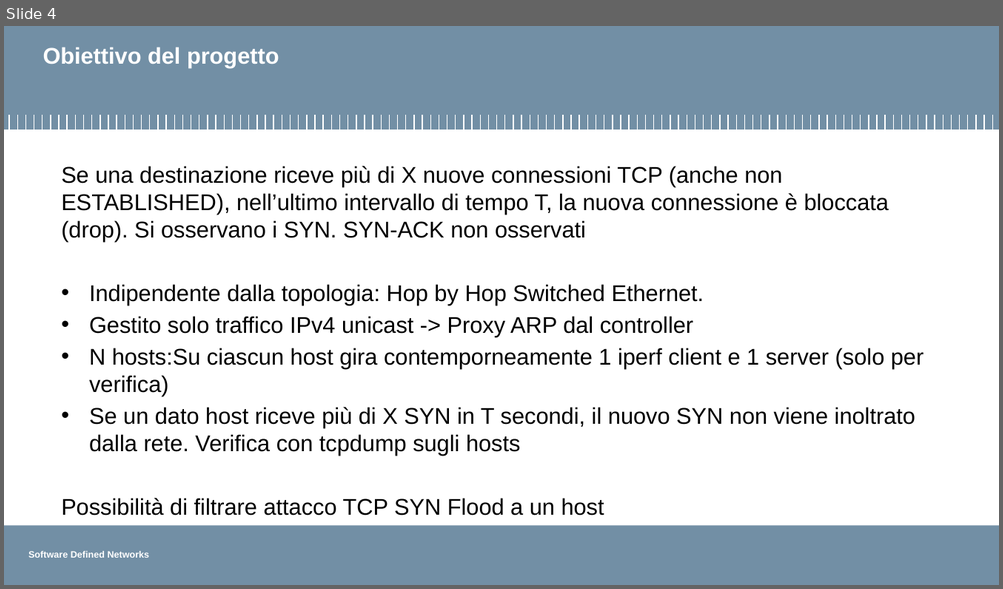
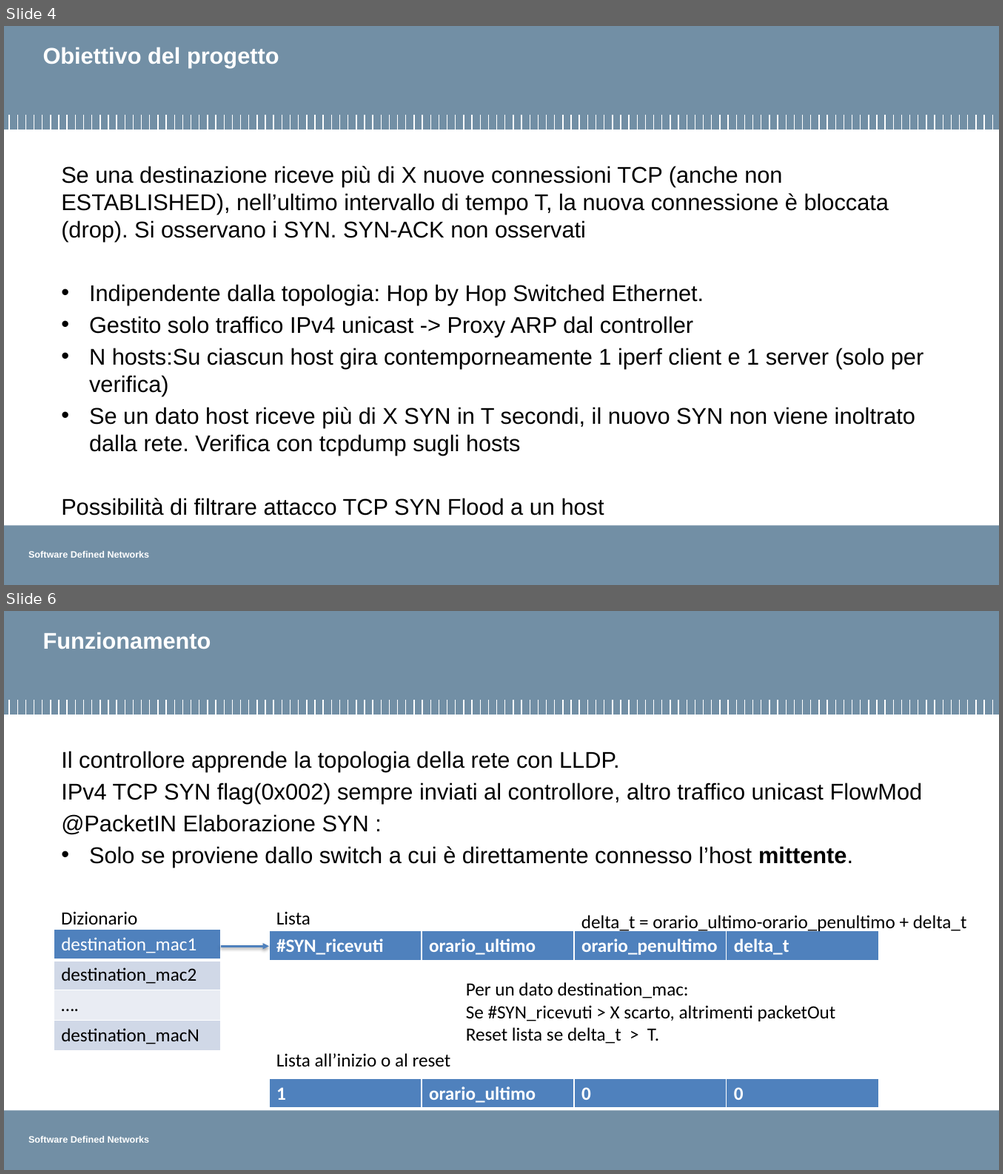
Before and after one commit to pierluigigrossi/progetto-SDN, a slide deck: intermedia8.pptx. Shown one above the other, each under a label of ours: slide 4 before the commit, slides 4 and 6 after it; the slides between them are not shown. The pictures are 1003x589 and 1003x1174 pixels, drawn with LibreOffice and Linux fonts; fonts in the diff are those of the drawing; background and template pictures are left out. Boxes give left, top, right and bottom in pixels: in the first picture for what was removed or moved away, otherwise in the second. Text is boxed around its words. In the diff, an @@ line names an element or a change of style, - is before the commit and + after.

Commit message:
powerpoint

```diff
--- a/intermedia8.pptx
+++ b/intermedia8.pptx
@@ slide 6 added at (4,611,999,1170), background #FFFFFF; not listed: 123 template elements that a slide beside it also shows @@
@@ title added at (43,632,211,649), 22 pt, text #FFFFFF, bold @@
+Funzionamento
@@ text added at (61,751,922,868), 22 pt, text #000000 @@
+Il controllore apprende la topologia della rete con LLDP.
+IPv4 TCP SYN flag(0x002) sempre inviati al controllore, altro traffico unicast FlowMod
+@PacketIN Elaborazione SYN :
+• Solo se proviene dallo switch a cui è direttamente connesso l’host mittente.
@@ text added at (61,911,137,925), 18 pt, text #000000 @@
+Dizionario
@@ text added at (276,911,310,925), 18 pt, text #000000 @@
+Lista
@@ text added at (581,915,967,934), 18 pt, text #000000 @@
+delta_t = orario_ultimo-orario_penultimo + delta_t
@@ table added at (54,930,221,1049), 4 rows, 1 columns @@
+destination_mac1
+destination_mac2
+….
+destination_macN
@@ table added at (269,931,878,961), 1 rows, 4 columns @@
+#SYN_ricevuti | orario_ultimo | orario_penultimo | delta_t
@@ arrow added from (220, 947) to (269, 947), #4F81BD 2 pt @@
@@ text added at (466,982,836,1044), 18 pt, text #000000 @@
+Per un dato destination_mac:
+Se #SYN_ricevuti > X scarto, altrimenti packetOut
+Reset lista se delta_t > T.
@@ text added at (276,1054,451,1068), 18 pt, text #000000 @@
+Lista all’inizio o al reset
@@ table added at (269,1079,878,1109), 1 rows, 4 columns @@
+1 | orario_ultimo | 0 | 0
```
Also in this commit, not shown: 1 slide changed, 1 slide removed, 2 other files.
